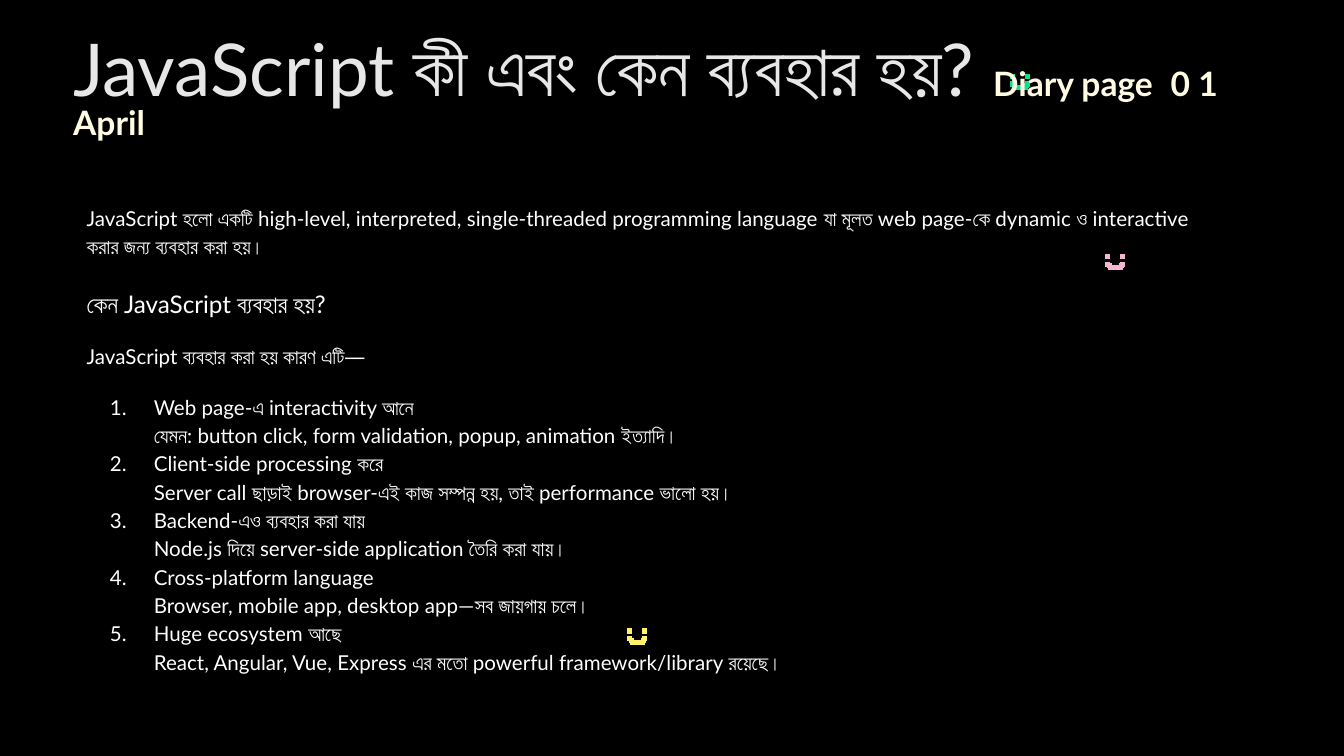
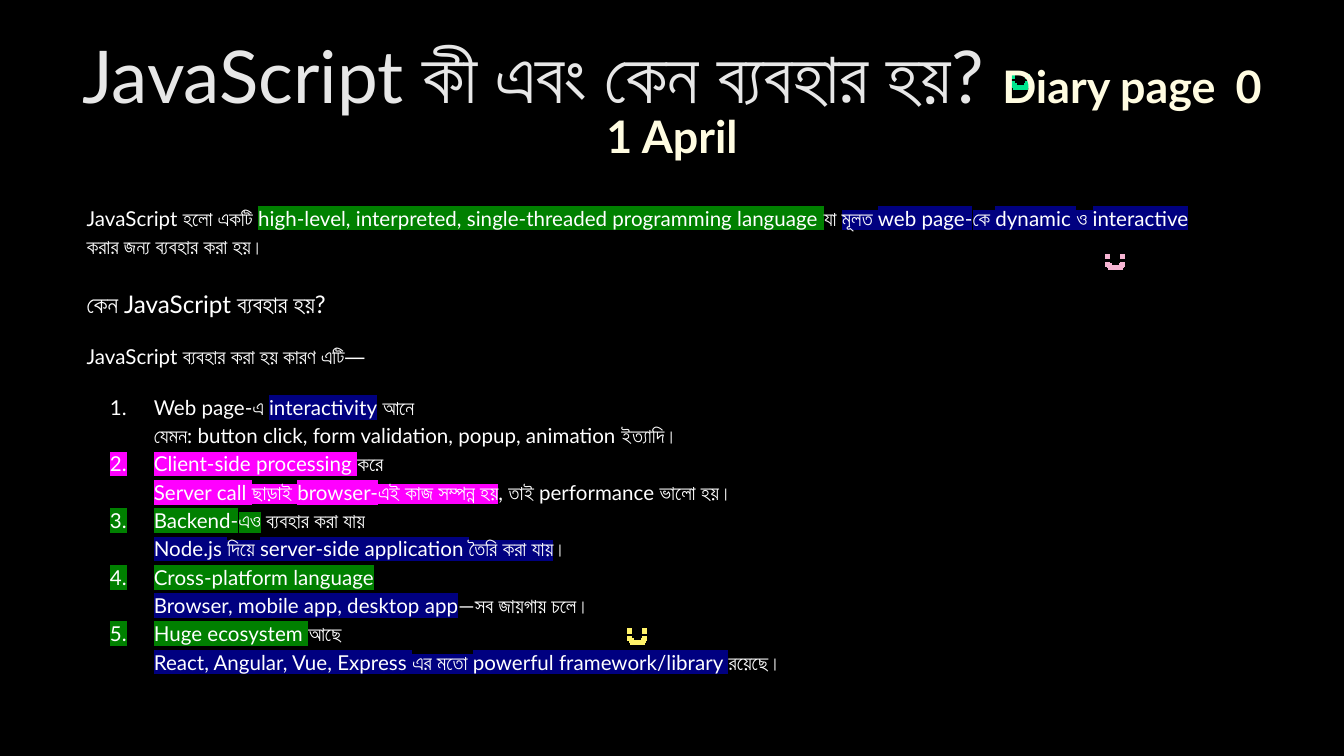
Before and after one commit to nabila-nuzhat/class-js, a slide deck: slide 1 of Interview Question JavaScript_HIGHLIGHTED.pptx. Drawn at 1344x756 pixels with LibreOffice and Linux fonts; fonts in the diff are those of the drawing. Boxes give left, top, right and bottom in pixels: in the first picture for what was removed or moved away, otherwise in the second. Text is boxed around its words. In the diff, an @@ line names an element or a change of style, - is before the commit and + after.

```diff
--- a/Interview Question JavaScript_HIGHLIGHTED.pptx
+++ b/Interview Question JavaScript_HIGHLIGHTED.pptx
@@ title "JavaScript কী এবং কেন ব্যবহার ..." at (82,46,1262,161): size 18 to 24 pt in "Diary page 0 1 April"; alignment left to centre @@
@@ text at (87,208,1189,677): highlight none to #008000 in "high-level, interpreted, single-threaded programming languag ...", "Backend-এও", "Cross-platform language", "Huge ecosystem"; highlight none to #000080 in "মূলত web page-কে dynamic ও interactive", "interactivity", "Node.js দিয়ে server-side application তৈরি করা যায়।", "Browser, mobile app, desktop app—সব" and 1 more places; highlight none to #FF00FF in "Client-side processing Server call ছাড়াই browser-এই কাজ ..." @@
```
Also in this commit, not shown: 18 other slides changed, 1 slide removed.
